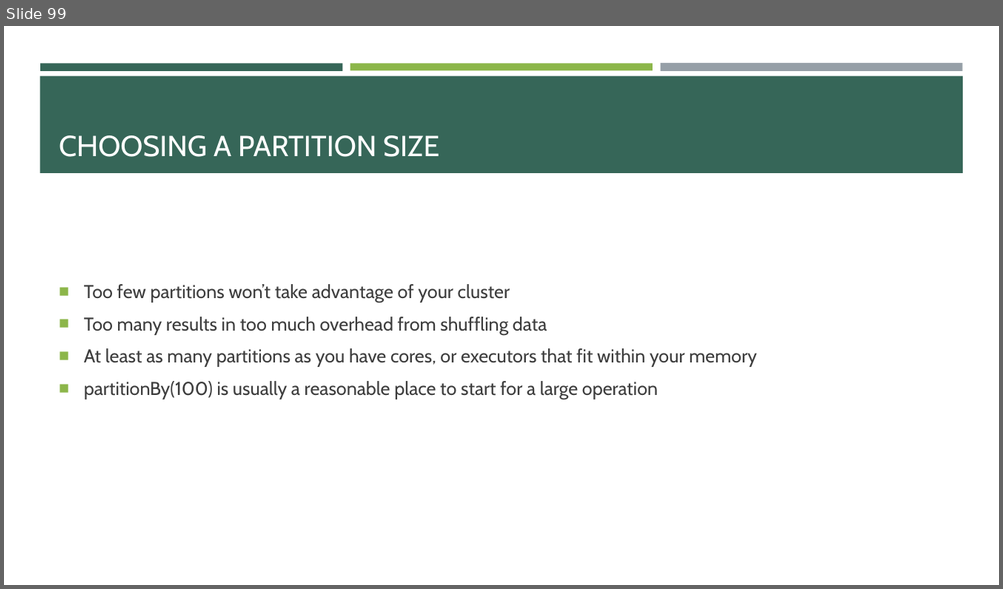
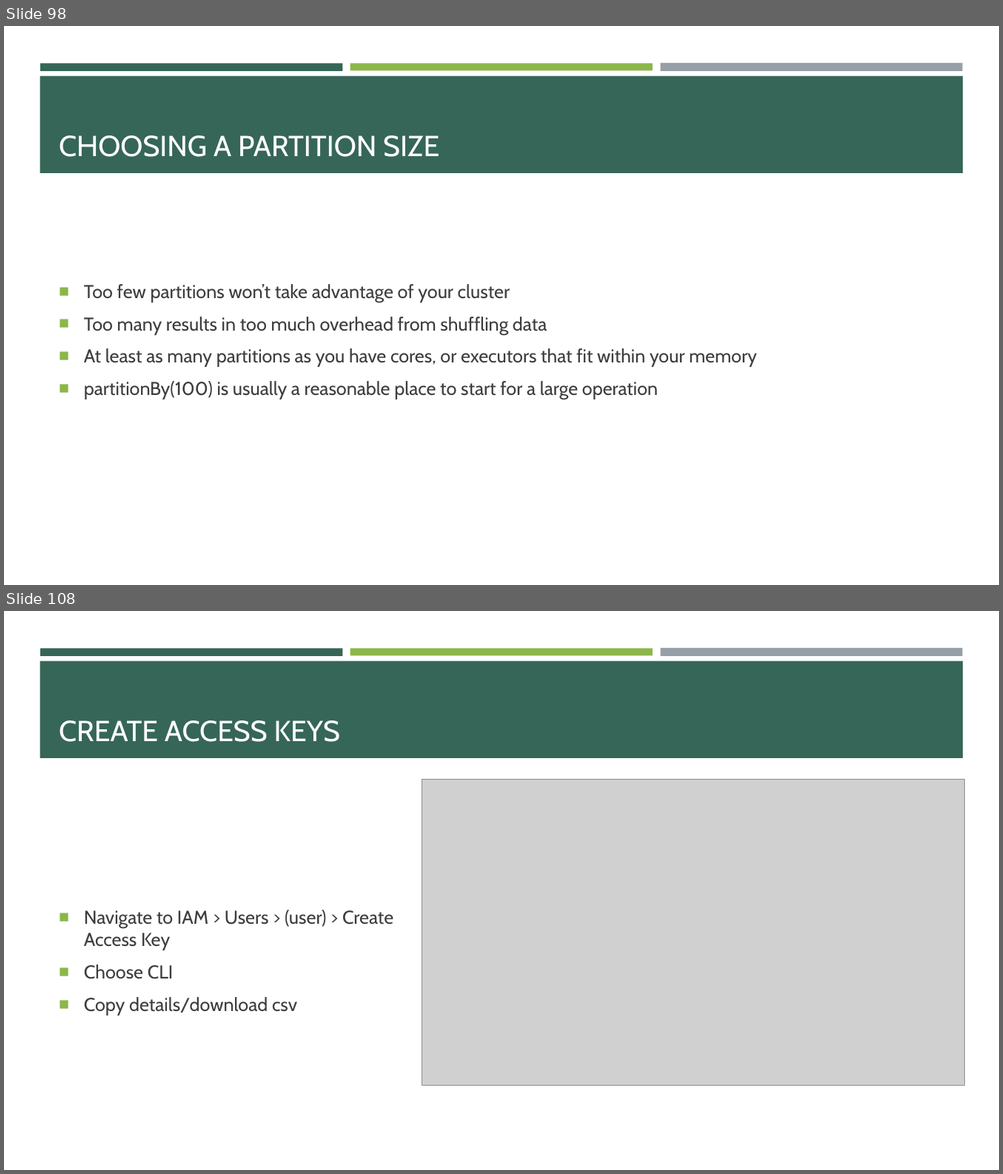
Before and after one commit to e-m-wilson/data_engineering, a slide deck: spark/Spark.pptx. Shown one above the other, each under a label of ours: slide 99 before the commit, slides 98 and 108 after it; the slides between them are not shown. The pictures are 1003x589 and 1003x1174 pixels, drawn with LibreOffice and Linux fonts; fonts in the diff are those of the drawing; grey boxes stand for pictures. Boxes give left, top, right and bottom in pixels: in the first picture for what was removed or moved away, otherwise in the second. Text is boxed around its words. In the diff, an @@ line names an element or a change of style, - is before the commit and + after.

```diff
--- a/spark/Spark.pptx
+++ b/spark/Spark.pptx
@@ slide 108 added at [4, 611, 999, 1170], background #FFFFFF; not listed: 4 template elements that a slide beside it also shows @@
@@ title added at [59, 721, 340, 742], 28 pt, text #FFFFFF @@
+CREATE ACCESS KEYS
@@ picture added at [422, 779, 965, 1085] @@
@@ text added at [84, 910, 393, 1016], 18 pt, text #3D3D3D @@
+■ Navigate to IAM > Users > (user) > Create Access Key
+■ Choose CLI
+■ Copy details/download csv
@@ what was slide 99 is now slide 98 @@
```
Also in this commit, not shown: 4 slides changed, 33 other slides added, 6 other files.
